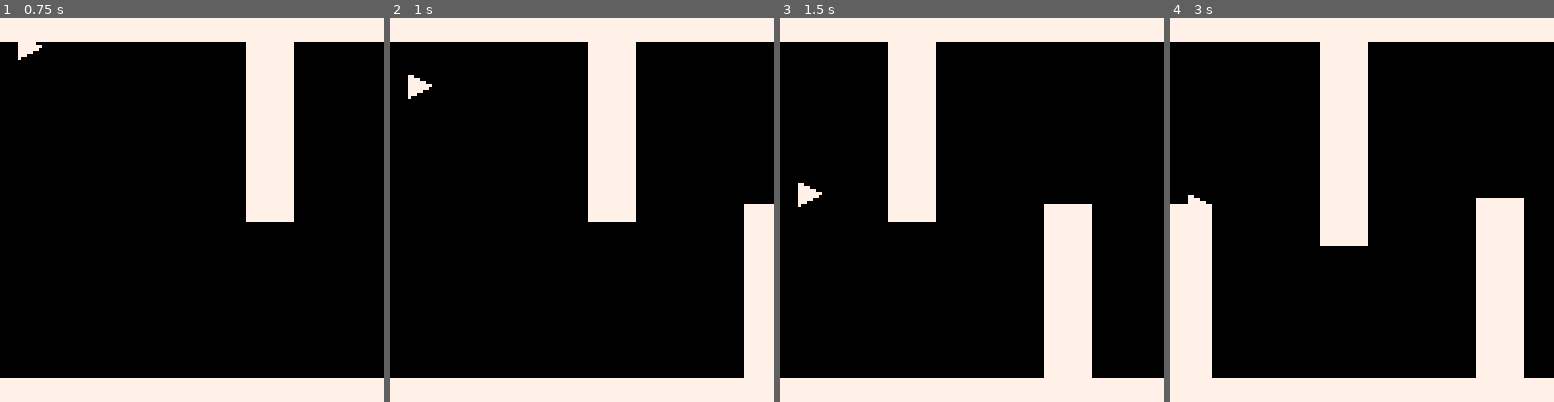
Above: before the commit, frames 1-4 (left to right).
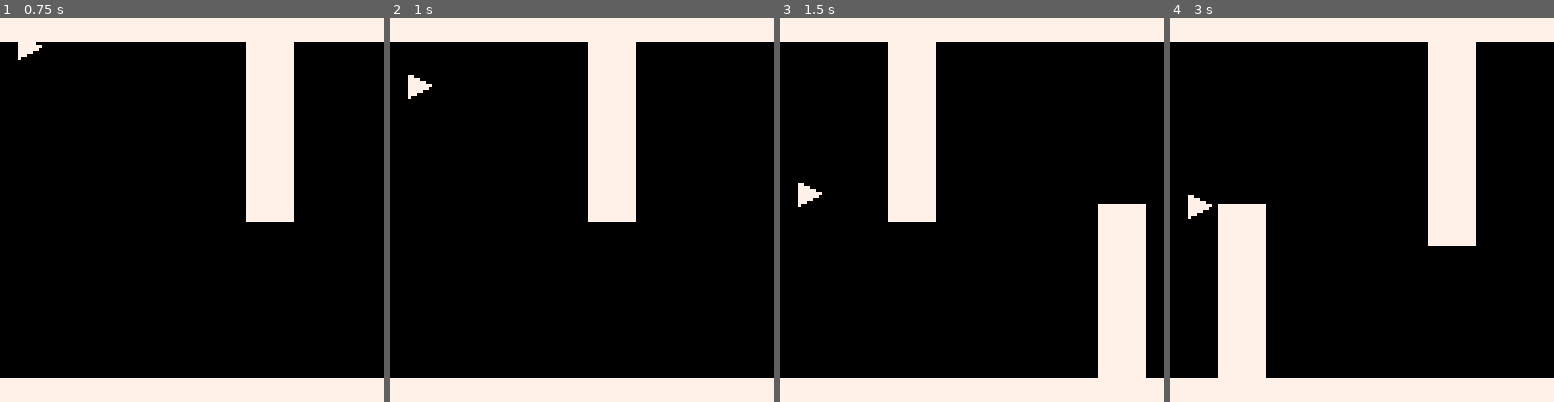
Above: after the commit, the same moments.

Repository: IAndra25/pico8_project
Game: PICO-8 cartridge wip.p8
Two runs of this game, one before a commit and one after it. Both use one fixed random seed, a clock stepped at 60 frames per second and the inputs below.
Inputs (mouse positions are in pixels of both pictures, inside the frame that each line leads up to):
- Up to frame 1 (0.75 s): click (280, 121) at 0.67 s
- Up to frame 2 (1 s): no input
- Up to frame 3 (1.5 s): click (826, 267) at 1.22 s
- Up to frame 4 (3 s): click (1277, 114) at 1.77 s; click (1342, 259) at 2.32 s; click (1404, 106) at 2.87 s

Frame 1 is identical in both runs. In frame 2, 3.5% of the frame differs, in the area x 92-100%, y 48-94%; in frame 3, 11%; in frame 4, 30%, in the area x 0-93%, y 6-94%.

Commit message:
Update wip.p8

Diff:
--- a/wip.p8
+++ b/wip.p8
@@ -21,18 +21,24 @@
 died=false
 }
 
+--making pipes table and adding
+-- pipes in it+calling function that spawns new pipes
 pipes = {}
 
  add(pipes, new_pipe(128, "down"))
- add(pipes, new_pipe(180, "up"))
- add(pipes, new_pipe(232, "down"))
- add(pipes, new_pipe(284, "up"))
+ add(pipes, new_pipe(198, "up"))
+ add(pipes, new_pipe(268, "down"))
+ add(pipes, new_pipe(338, "up"))
 
 end
+
+--function that spawns new pipes
+--with a random height between 50 and 90
 
 function new_pipe(x, dir)
  local h = flr(rnd(40)) + 50
 
+--defining what "down" and "up" means
  if dir == "down" then
   return {
    x = x,
@@ -59,11 +65,14 @@
  -- delayed follow
  player.y += (my-player.y)*0.08
 
+ --making pipes "move" left
   for p in all(pipes) do
   	p.x -= 2
 
+--recycling pipes when they
+-- go off screen
   if p.x + p.w < 0 then
-   p.x = get_farthest_pipe() + 52
+   p.x = get_farthest_pipe() + 70
    reset_pipe(p)
   end
  end
@@ -83,19 +92,12 @@
 
 end
 
-function draw_pipes(x, y, h)
- spr(4,x,y,3,3)
+function reset_pipe(p)
 
- for i=1,h-2 do
-  spr(6,x,y + i*8,3,3)
- end
+--randomize pipes height
+ p.h = flr(rnd(40)) + 30
 
- spr(11,x,y + (h-1)*8,3,3)
-end
-
-function reset_pipe(p)
- p.h = flr(rnd(40)) + 24
-
+--randomize pipes direction
  if rnd(1) < 0.5 then
   p.dir = "down"
   p.y = 0
@@ -105,6 +107,7 @@
  end
 end
 
+--loop to decide which is the farthest pipe
 function get_farthest_pipe()
  local farthest = 0
  for p in all(pipes) do
